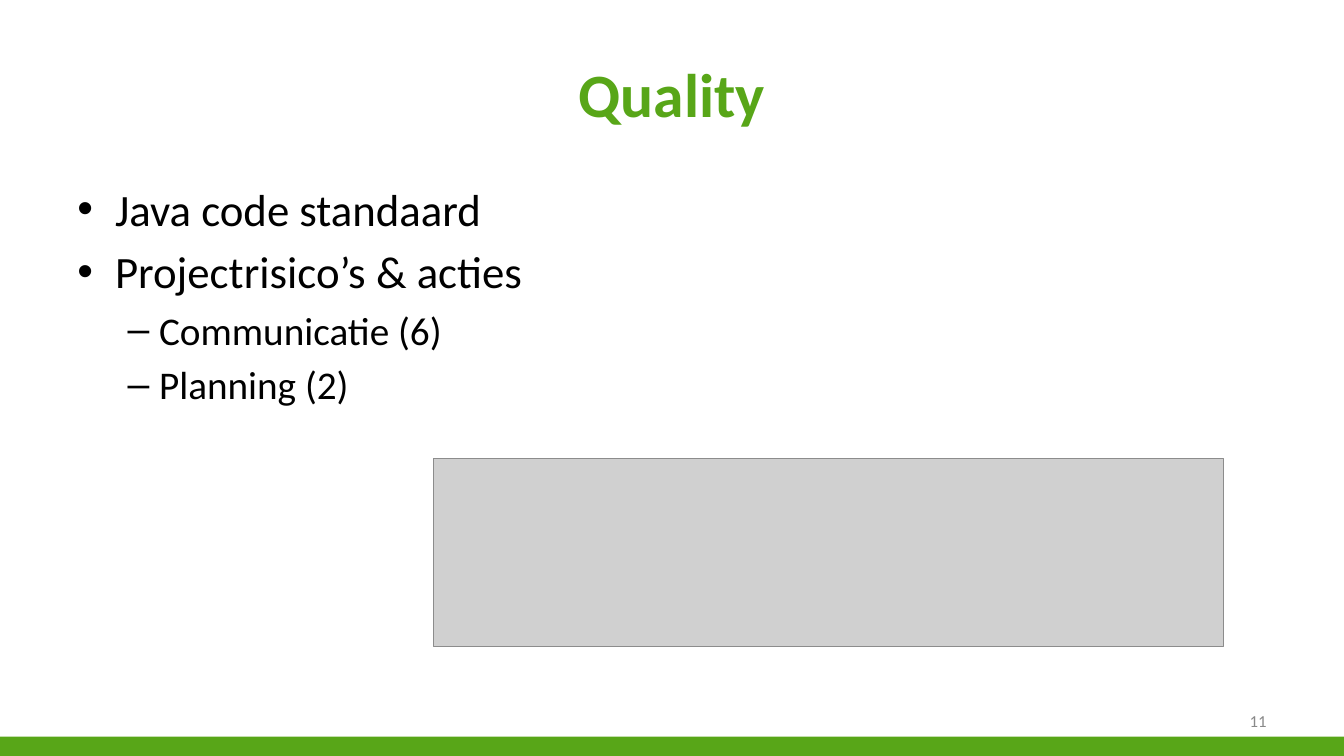
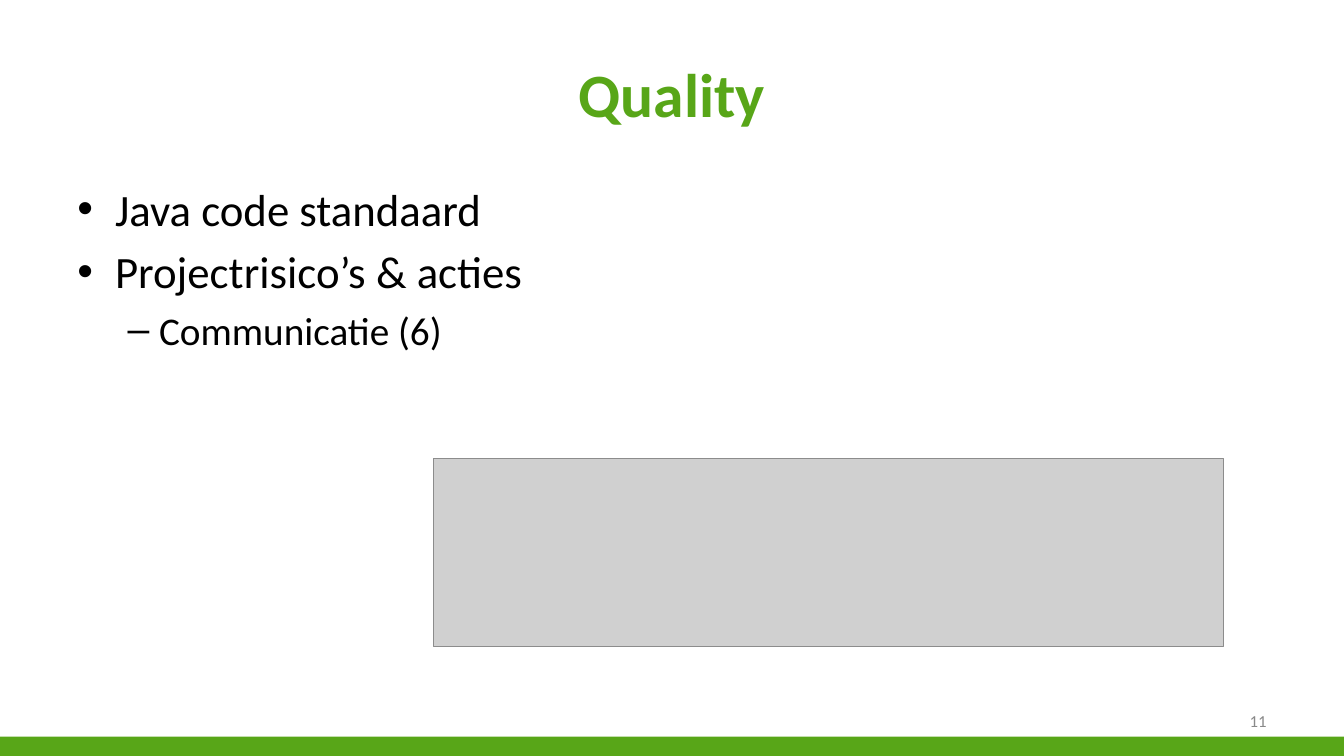
Before and after one commit to niekvandael/iTalent, a slide deck: slide 11 of italent/documents/Presentatie/Presentatie.pptx. Drawn at 1344x756 pixels with LibreOffice and Linux fonts; fonts in the diff are those of the drawing; grey boxes stand for pictures; background and template pictures are left out. Boxes give left, top, right and bottom in pixels: in the first picture for what was removed or moved away, otherwise in the second. Text is boxed around its words. In the diff, an @@ line names an element or a change of style, - is before the commit and + after.

```diff
--- a/italent/documents/Presentatie/Presentatie.pptx
+++ b/italent/documents/Presentatie/Presentatie.pptx
@@ text at [159,370,349,406]: paragraph removed @@
-  – Planning (2)
```
Also in this commit, not shown: 6 other slides changed, 2 slides added, 9 slides removed, 2 other files.
